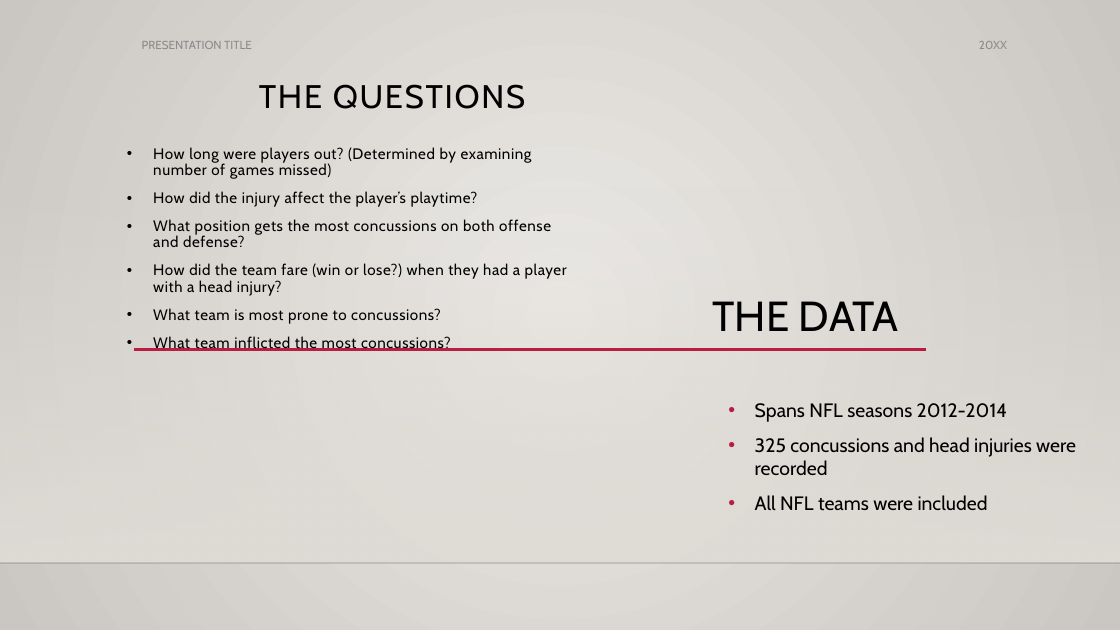
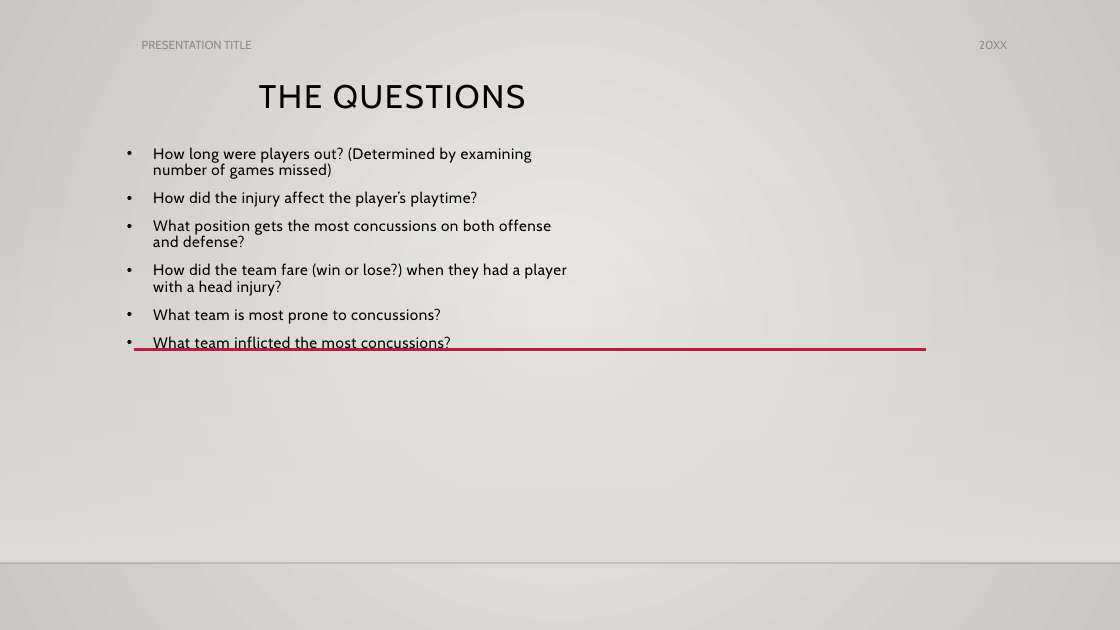
Before and after one commit to DunieCarrasco/nfl_concussion_analysis, a slide deck: slide 3 of NFL_concussion_study.pptx. Drawn at 1120x630 pixels with LibreOffice and Linux fonts; fonts in the diff are those of the drawing; background and template pictures are left out. Boxes give left, top, right and bottom in pixels: in the first picture for what was removed or moved away, otherwise in the second. Text is boxed around its words. In the diff, an @@ line names an element or a change of style, - is before the commit and + after.

```diff
--- a/NFL_concussion_study.pptx
+++ b/NFL_concussion_study.pptx
@@ title removed at [713, 301, 899, 331] @@
-THE DATA
@@ text removed at [755, 403, 1076, 511] @@
-• Spans NFL seasons 2012-2014
-• 325 concussions and head injuries were recorded
-• All NFL teams were included
```
Also in this commit, not shown: 6 other slides changed, 3 slides added, 1 slide removed, 2 other files.
